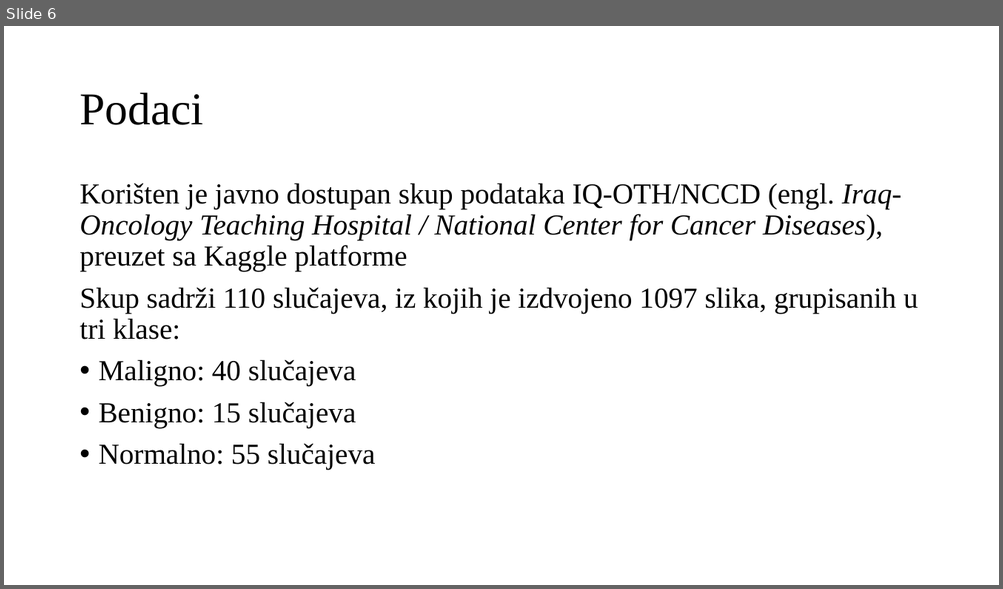
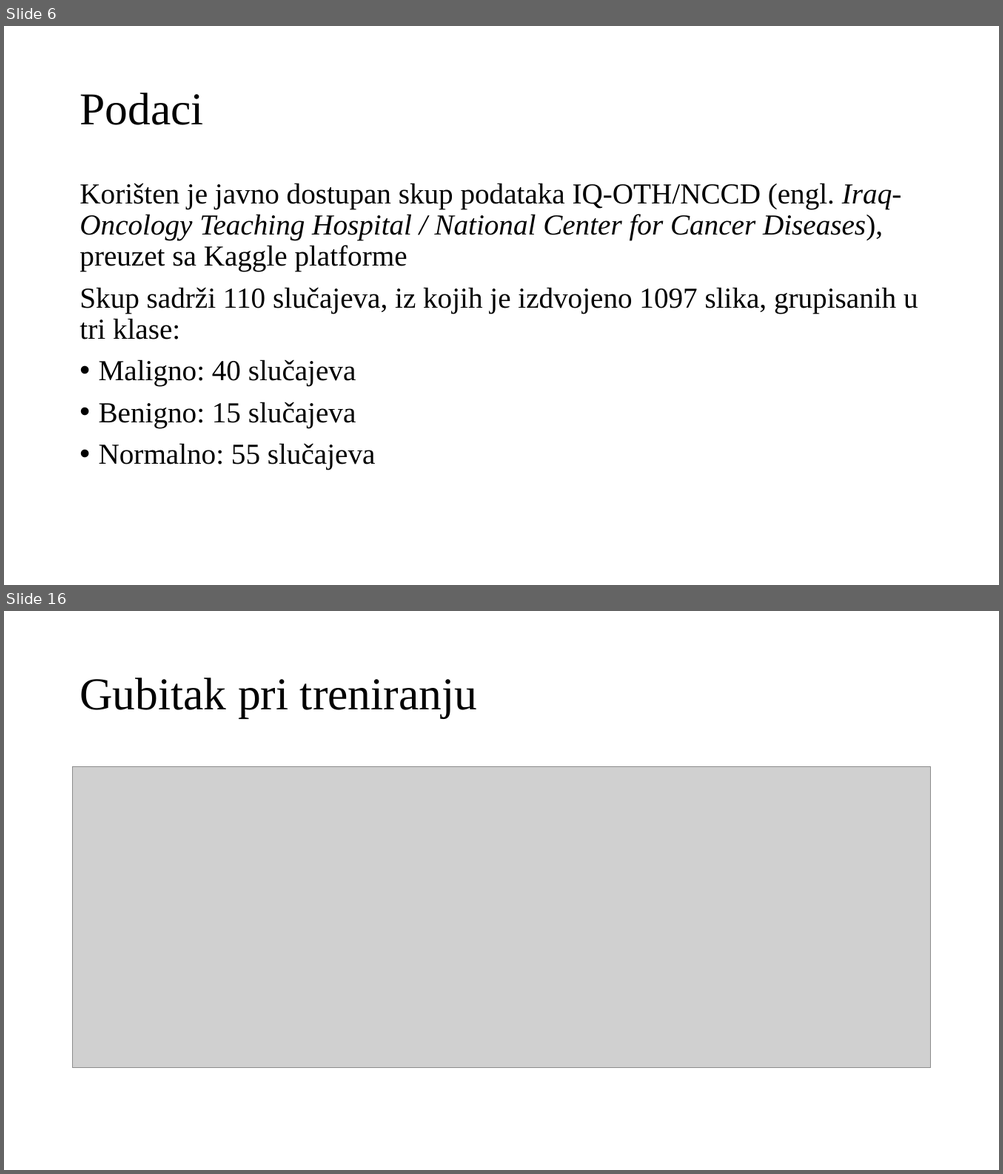
Before and after one commit to omarkurtovic/ml-dotnet-vs-python, a slide deck: Presentation/omar_kurtovic_diplomski_prezentacija.pptx. Shown one above the other, each under a label of ours: slide 6 before the commit, slides 6 and 16 after it; the slides between them are not shown. The pictures are 1003x589 and 1003x1174 pixels, drawn with LibreOffice and Linux fonts; fonts in the diff are those of the drawing; grey boxes stand for pictures. Boxes give left, top, right and bottom in pixels: in the first picture for what was removed or moved away, otherwise in the second. Text is boxed around its words. In the diff, an @@ line names an element or a change of style, - is before the commit and + after.

```diff
--- a/Presentation/omar_kurtovic_diplomski_prezentacija.pptx
+++ b/Presentation/omar_kurtovic_diplomski_prezentacija.pptx
@@ slide 16 added at <box>4,611,999,1170</box>, background #FFFFFF @@
@@ title added at <box>79,678,477,718</box>, 44 pt, text #000000 @@
+Gubitak pri treniranju
@@ picture added at <box>73,767,930,1068</box> @@
```
Also in this commit, not shown: 8 slides changed, 6 other slides added, 5 other files.
